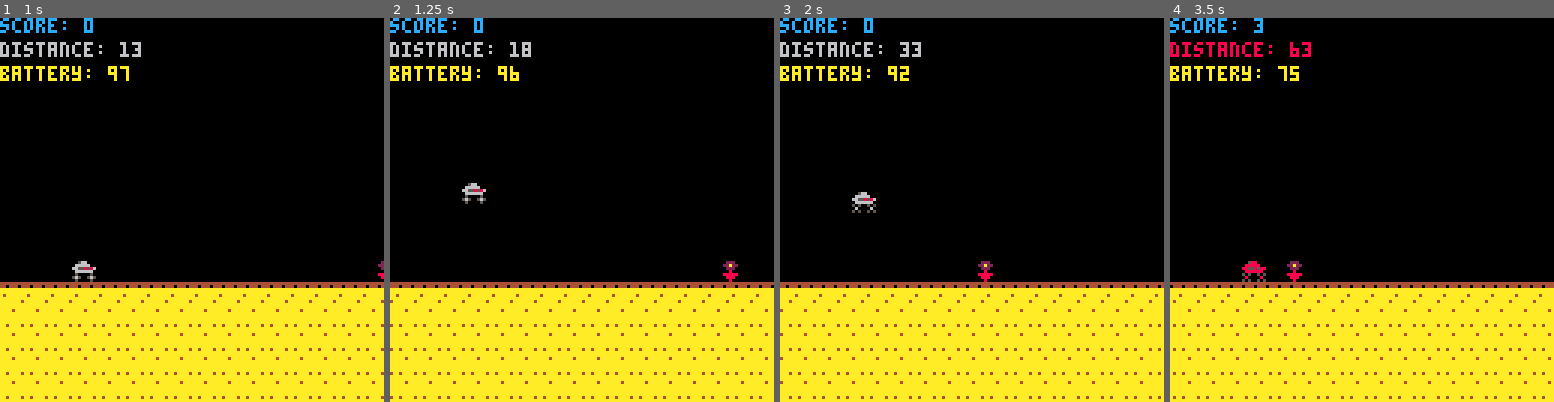
Above: before the commit, frames 1-4 (left to right).
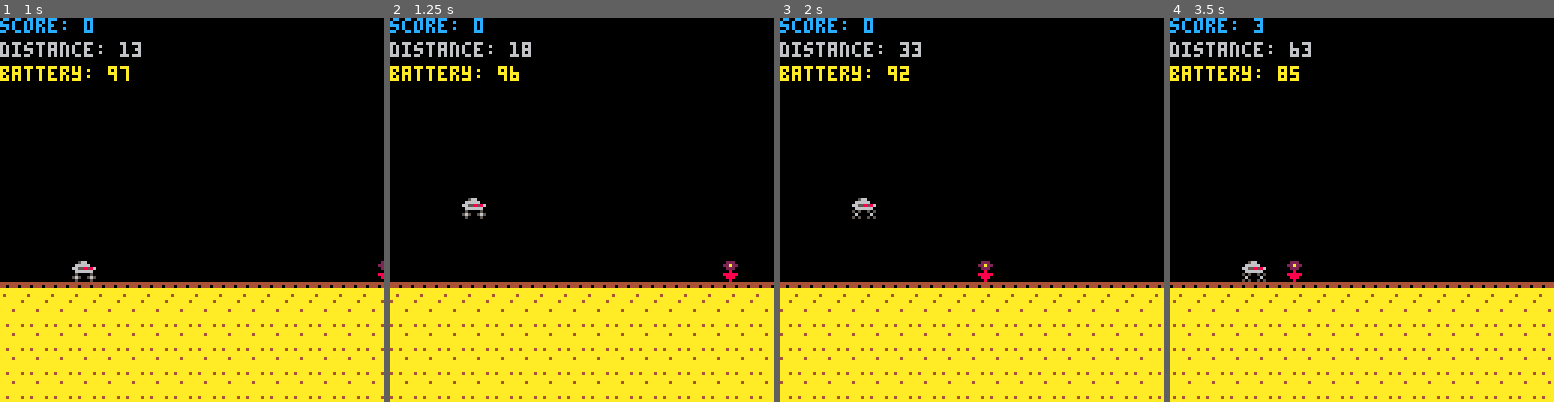
Above: after the commit, the same moments.

Repository: kitasuna/pico8-runner
Game: PICO-8 cartridge scroll.p8
The game is run twice, just before and just after one commit, with the same random seed, the same clock (stepped at 60 frames per second) and the same inputs.
Inputs:
- Up to frame 1 (1 s): tap X (X key) at 0.33 s; tap O (Z key) at 0.7 s
- Up to frame 2 (1.25 s): tap X (X key) at 1.07 s
- Up to frame 3 (2 s): hold Right from 1.6 s (still down); tap O (Z key) at 1.7 s; tap X (X key) at 1.85 s
- Up to frame 4 (3.5 s): release Right at 2.1 s; tap O (Z key) every 0.4 s from 2.1 to 3.3 s; hold Up 2.15-2.42 s; hold Right 2.47-3.03 s; tap X (X key) at 2.97 s; hold Left from 3.08 s (still down)

Frame 1 is identical in both runs. In frame 2, 0.4% of the frame differs, in the area x 18-25%, y 42-53%; in frame 3, 0.2%; in frame 4, 0.7%, in the area x 0-37%, y 6-68%.

Commit message:
Allow for "hop"-style jumping

Diff:
--- a/player.lua
+++ b/player.lua
@@ -66,8 +66,8 @@
     else
       if(plr.vel_y >= 2.5) then
         addlG = 0.4
-      elseif(btn(BTN_A) == false) then -- TODO: Can ref fkey above?
-        addlG = 0.4
+      elseif(btn(jump.fkey) == false) then -- TODO: Can ref fkey above?
+        addlG = 0.7
       end
 
       add(st_game, { type = 'PLAYER_VEL_Y', payload = plr.vel_y + (G * addlG) })
--- a/scroll.p8
+++ b/scroll.p8
@@ -238,8 +238,7 @@
     end
   end
 
-  local abil
-  if(btnp(BTN_A) and abilities.jump.enabled == true) then
+  if(btnp(abilities.jump.fkey) and abilities.jump.enabled == true) then
     add(st_game, { type = 'ABILITY_FIRE', payload = abilities.jump.name})
   end
 
